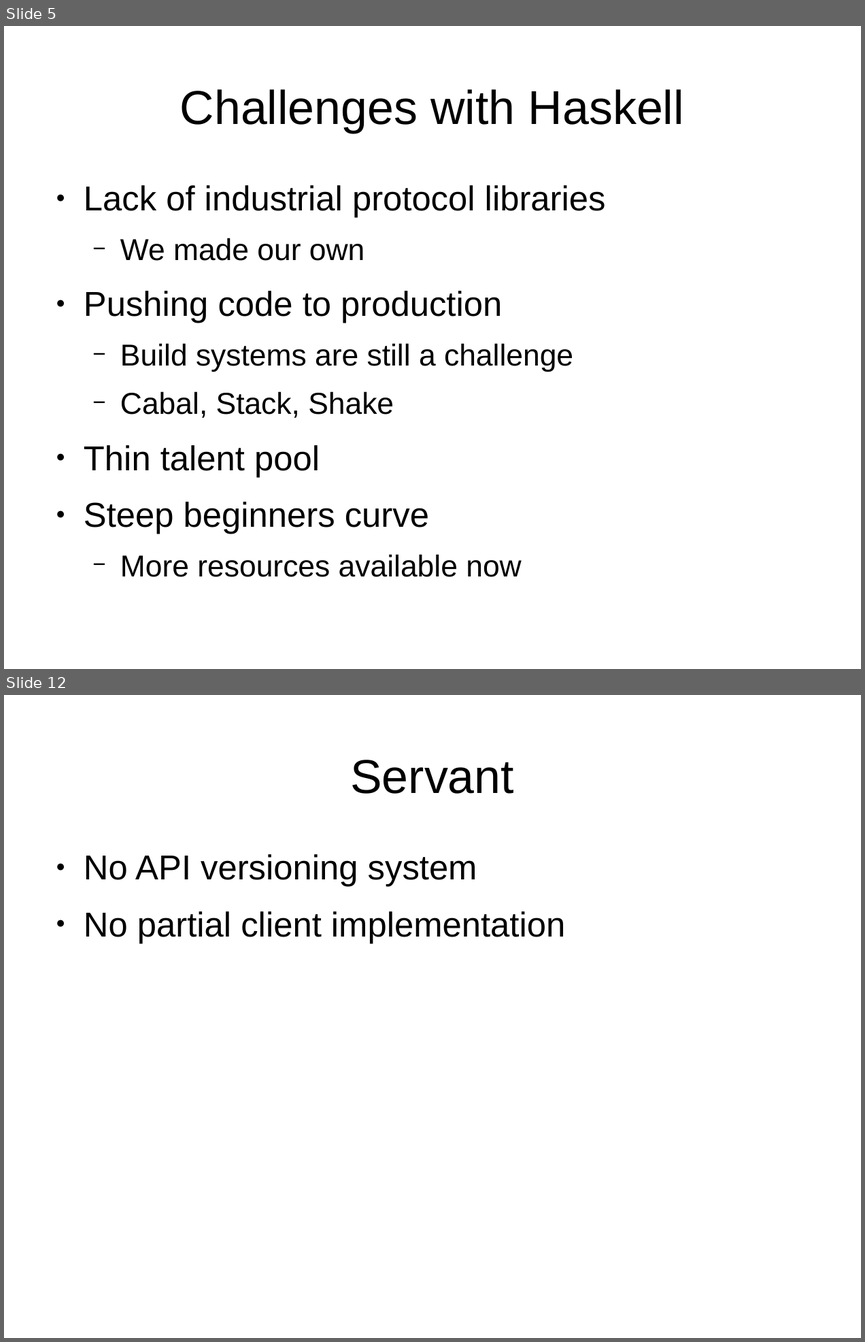
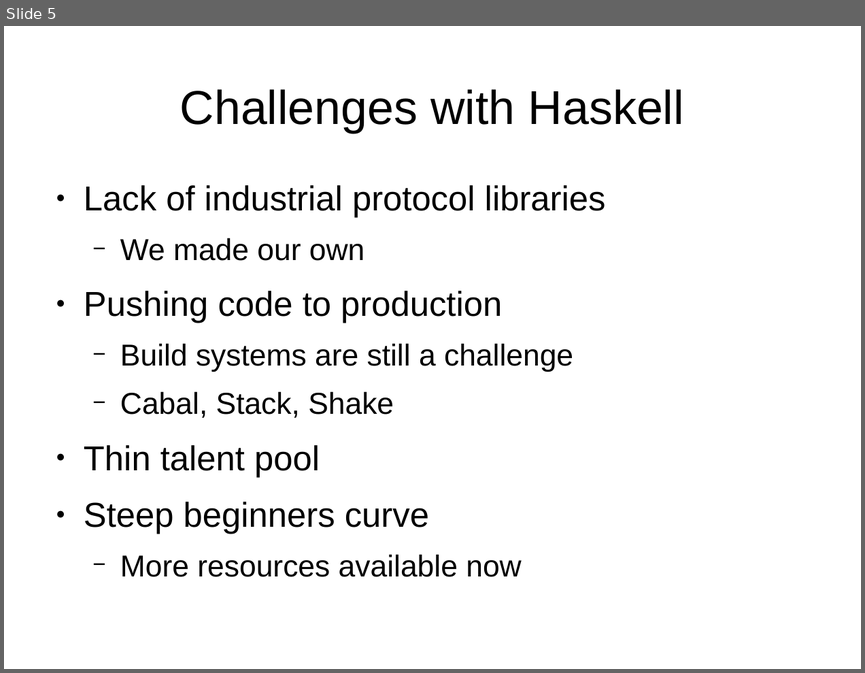
Before and after one commit to plow-technologies/presentations, a slide deck: onping-architecture.odp. Shown one above the other, each under a label of ours: slides 5 and 12 before the commit, slide 5 after it; the slides between them are not shown. The pictures are 865x1342 and 865x673 pixels, drawn with LibreOffice and Linux fonts; fonts in the diff are those of the drawing. Boxes give left, top, right and bottom in pixels: in the first picture for what was removed or moved away, otherwise in the second. Text is boxed around its words. In the diff, an @@ line names an element or a change of style, - is before the commit and + after.

```diff
--- a/onping-architecture.odp
+++ b/onping-architecture.odp
@@ slide 12 removed at (4,695,861,1338), background #FFFFFF @@
@@ title removed at (350,760,514,794) @@
-Servant
@@ text removed at (84,854,565,943) @@
-● No API versioning system
-● No partial client implementation
```
Also in this commit, not shown: 9 slides changed, 4 slides added, 1 other slide removed.
